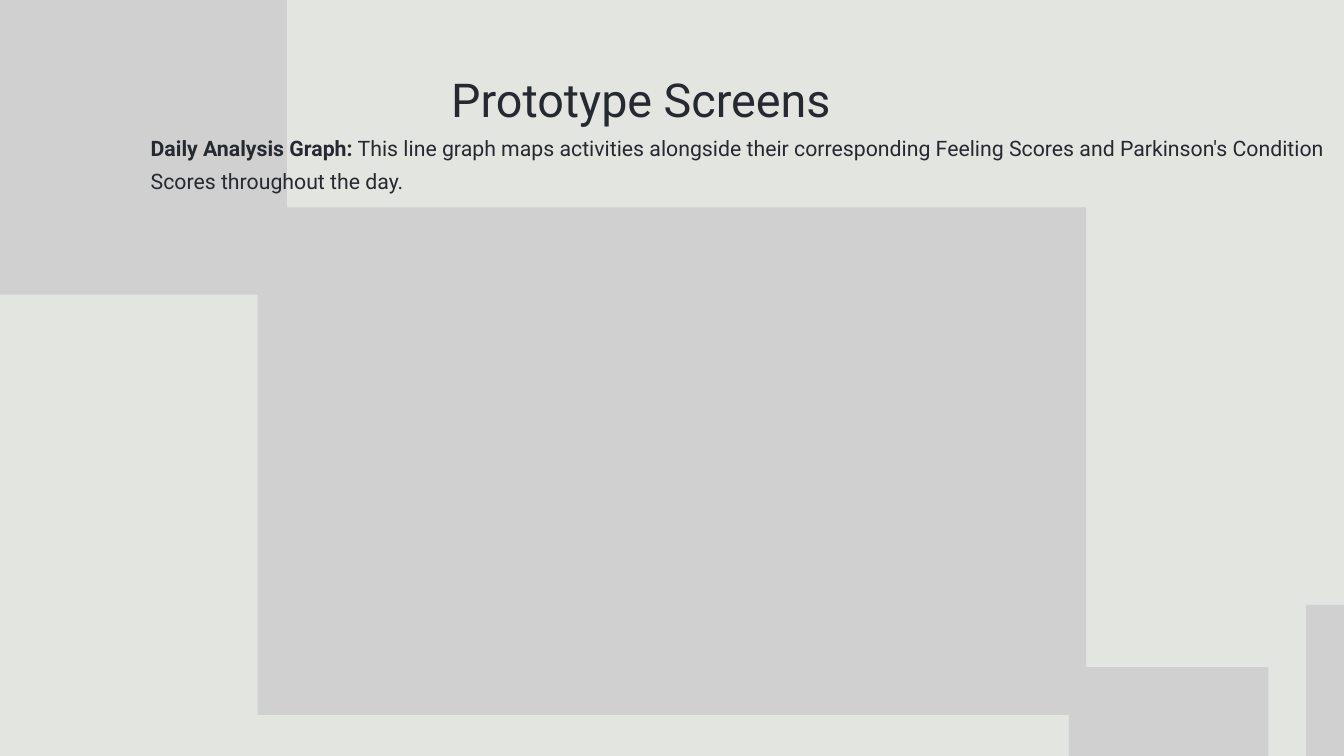
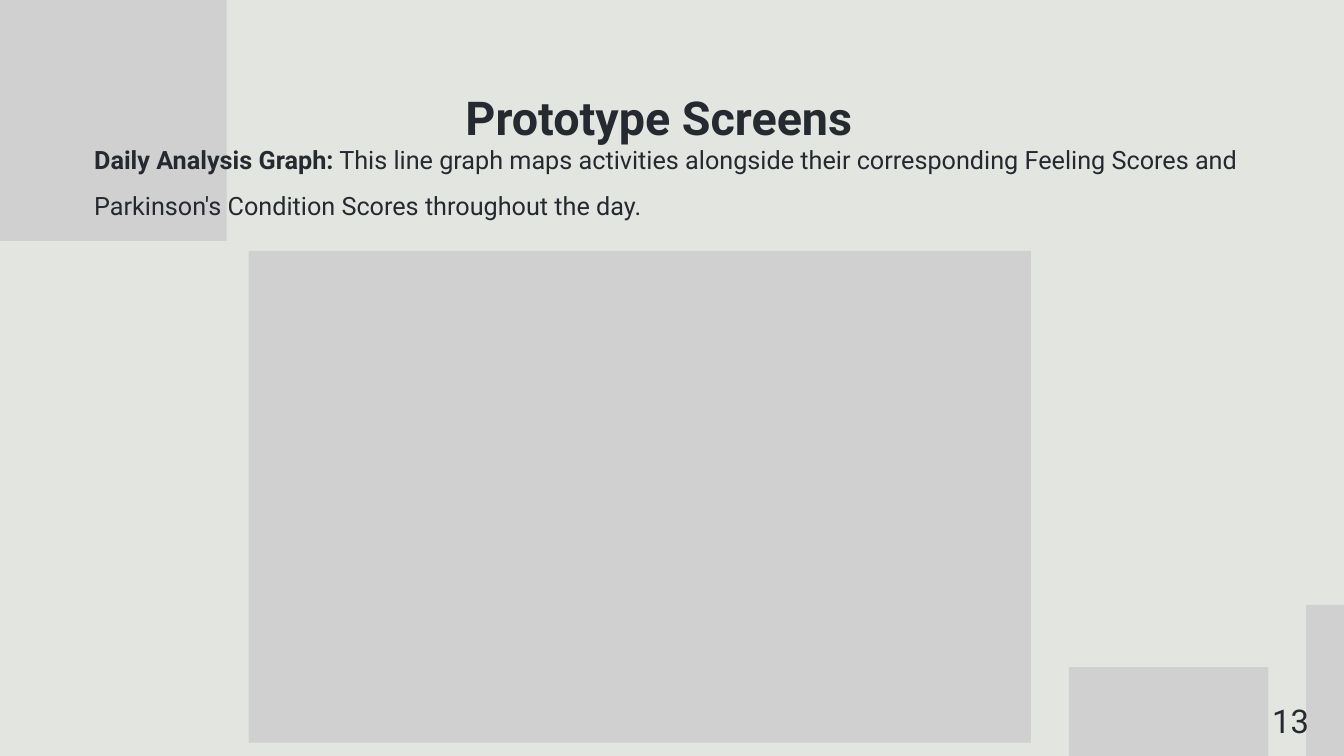
Before and after one commit to OmerFatal/FinalProject_Parkinson-s_Visualization, a slide deck: slide 13 of Capstone Project Phase 1 -Presentation.pptx (slide 11 before the commit). Drawn at 1344x756 pixels with LibreOffice and Linux fonts; fonts in the diff are those of the drawing; grey boxes stand for pictures. Boxes give left, top, right and bottom in pixels: in the first picture for what was removed or moved away, otherwise in the second. Text is boxed around its words. In the diff, an @@ line names an element or a change of style, - is before the commit and + after.

Commit message:
Updated Final Project Parkinson Omer Tanya

```diff
--- a/Capstone Project Phase 1 -Presentation.pptx
+++ b/Capstone Project Phase 1 -Presentation.pptx
@@ picture removed at (0, 0, 287, 295) @@
@@ picture added at (0, 0, 227, 241) @@
@@ text "Prototype Screens": place and size @@
-text "Prototype Screens" at (451, 83, 831, 127)
+text "Prototype Screens" at (465, 101, 852, 145)
@@ text "Prototype Screens" at (465, 101, 852, 145): bold on; line spacing 100pt to 2 @@
@@ text "Daily Analysis Graph: This line ...": place and size @@
-text "Daily Analysis Graph: This line ..." at (151, 140, 1324, 194)
+text "Daily Analysis Graph: This line ..." at (94, 150, 1237, 221)
@@ text "Daily Analysis Graph: This line ..." at (94, 150, 1237, 221): size 22.8 to 27 pt; line spacing 35.4pt to 1.55 @@
@@ picture: place and size @@
-picture at (258, 208, 1087, 715)
+picture at (249, 251, 1031, 743)
@@ text added at (1272, 709, 1309, 734), 35 pt, text #252930 @@
+13
```
Also in this commit, not shown: 15 other slides changed, 4 slides added, 1 slide removed.
